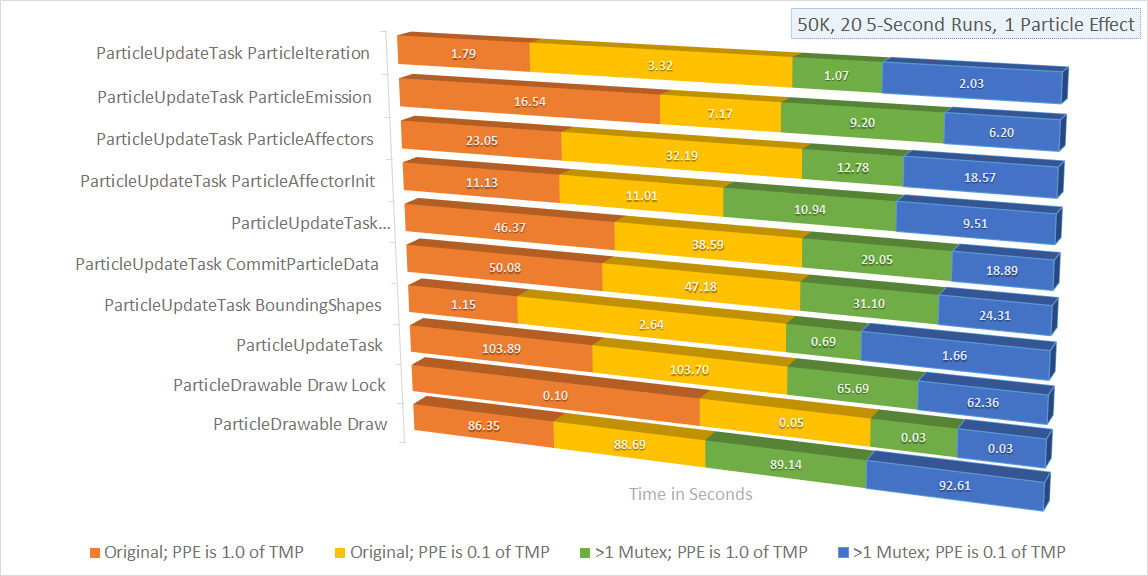
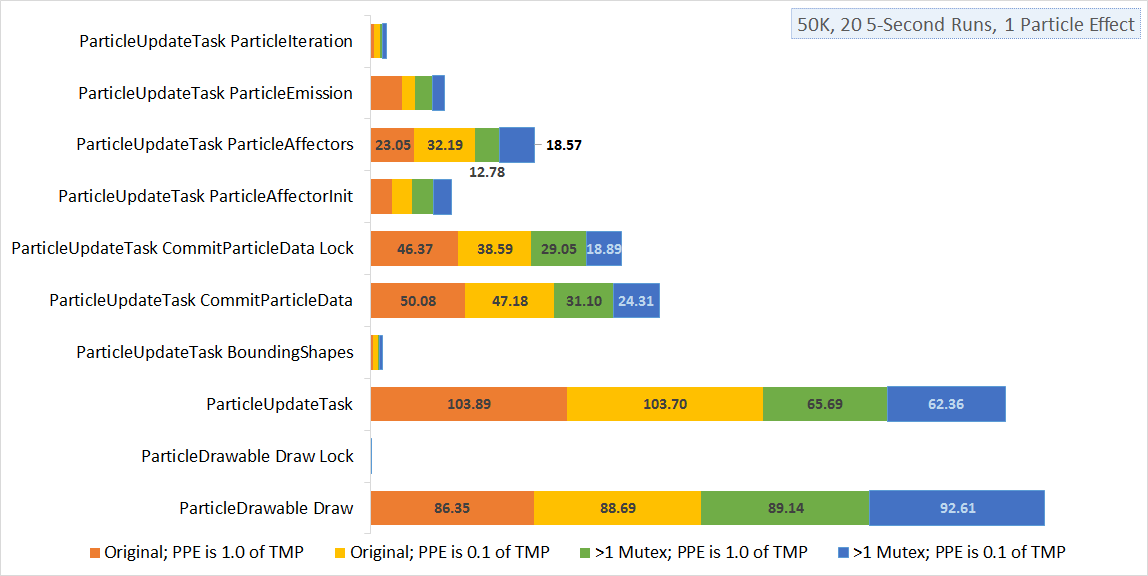
The second (1148, 576) image is a revision of the first. Changes to its layers:
added layer "Layer 4" above "Layer 3" over [12, 15, 1070, 561]
added layer "Layer 3" above "Layer 2" over [12, 15, 1070, 561]
